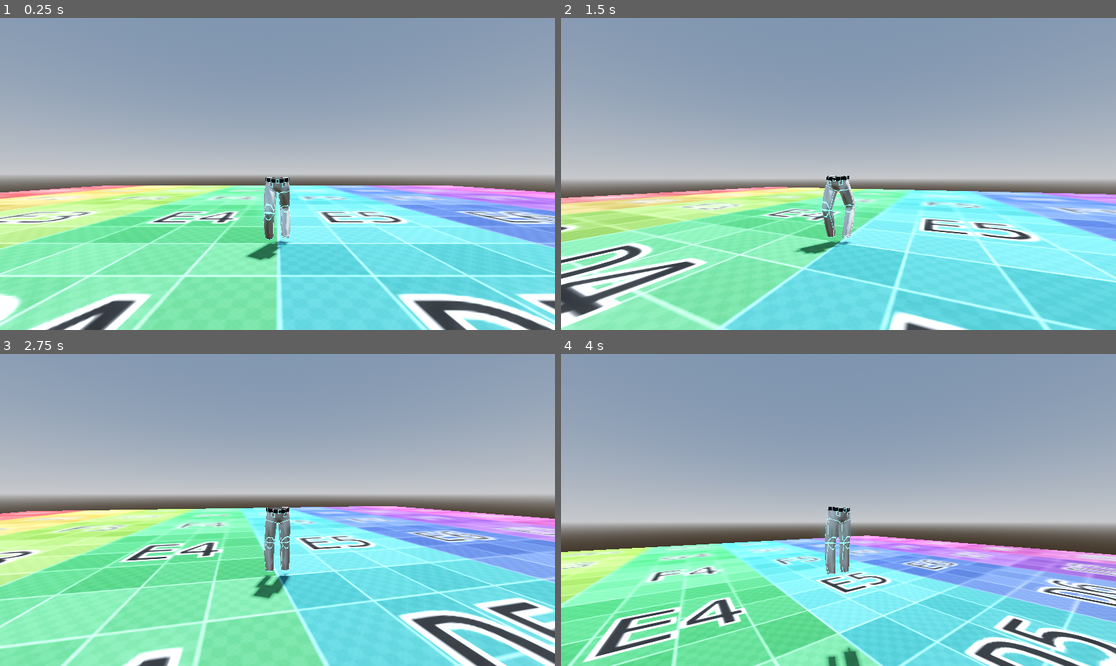
Above: before the commit, frames 1-4 (two rows, left to right).
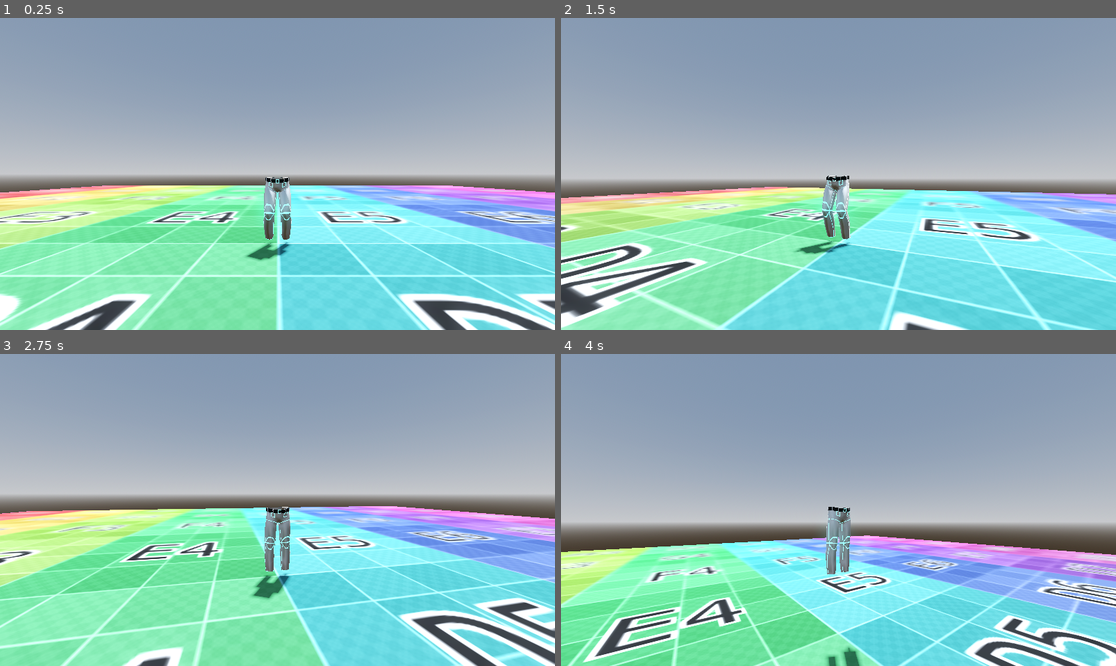
Above: after the commit, the same moments.

Repository: TeamName-FIOLTR/freezeJam2023
Game: Godot game, scene res://scenes/tests/testland/testland.tscn
Same seed, same stepped clock (60 frames per second), same inputs: the game is played once before the commit and once after it.
Inputs (mouse positions are in pixels of both pictures, inside the frame that each line leads up to):
- Up to frame 1 (0.25 s): no input
- Up to frame 2 (1.5 s): tap Enter (ui_accept) at 0.5, 0.77 s; move the mouse to (866, 174) at 0.52 s; hold W (forwards) from 0.53 s (still down); move the mouse to (810, 174) at 1.27 s
- Up to frame 3 (2.75 s): keep holding W (forwards); tap Enter (ui_accept) at 1.52 s; move the mouse to (288, 503) at 2.02 s
- Up to frame 4 (4 s): keep holding W (forwards); tap Enter (ui_accept) at 2.75, 3.02, 3.77 s; move the mouse to (832, 516) at 2.77 s; move the mouse to (877, 513) at 3.52 s

The runs differ from the first frame. In frame 1, 0.4% of the frame differs, in the area x 48-53%, y 52-77%; in frame 2, 0.6%, in the area x 46-54%, y 51-76%; in frame 3, less than 0.1%; in frame 4, 0.1%.

Commit message:
added kick animations with controls :)

Diff:
--- a/project.godot
+++ b/project.godot
@@ -61,3 +61,8 @@
 "events": [Object(InputEventJoypadMotion,"resource_local_to_scene":false,"resource_name":"","device":-1,"axis":2,"axis_value":1.0,"script":null)
 ]
 }
+kick={
+"deadzone": 0.5,
+"events": [Object(InputEventJoypadButton,"resource_local_to_scene":false,"resource_name":"","device":-1,"button_index":1,"pressure":0.0,"pressed":true,"script":null)
+]
+}
--- /dev/null
+++ b/resources/get_up_animation.tres
@@ -0,0 +1,30 @@
+[gd_resource type="AnimationNodeStateMachine" load_steps=6 format=3 uid="uid://bax8tb0lych4o"]
+
+[sub_resource type="AnimationNodeAnimation" id="AnimationNodeAnimation_dnnv4"]
+animation = &"pantsanimtweatsmaybe/GetUpCrossed"
+
+[sub_resource type="AnimationNodeAnimation" id="AnimationNodeAnimation_aubvf"]
+animation = &"pantsanimtweatsmaybe/GetUpCrossed2"
+
+[sub_resource type="AnimationNodeStateMachineTransition" id="AnimationNodeStateMachineTransition_crnvl"]
+switch_mode = 2
+advance_mode = 2
+
+[sub_resource type="AnimationNodeStateMachineTransition" id="AnimationNodeStateMachineTransition_wmtrg"]
+switch_mode = 1
+advance_mode = 2
+advance_condition = &"get_up"
+
+[sub_resource type="AnimationNodeStateMachineTransition" id="AnimationNodeStateMachineTransition_ws7is"]
+switch_mode = 2
+advance_mode = 2
+
+[resource]
+states/End/position = Vector2(796, 102.765)
+states/Start/position = Vector2(101.333, 93.5638)
+states/pantsanimtweatsmaybe_GetUpCrossed/node = SubResource("AnimationNodeAnimation_dnnv4")
+states/pantsanimtweatsmaybe_GetUpCrossed/position = Vector2(564, 41.8468)
+states/pantsanimtweatsmaybe_GetUpCrossed2/node = SubResource("AnimationNodeAnimation_aubvf")
+states/pantsanimtweatsmaybe_GetUpCrossed2/position = Vector2(375.333, 141.851)
+transitions = ["Start", "pantsanimtweatsmaybe_GetUpCrossed2", SubResource("AnimationNodeStateMachineTransition_crnvl"), "pantsanimtweatsmaybe_GetUpCrossed2", "pantsanimtweatsmaybe_GetUpCrossed", SubResource("AnimationNodeStateMachineTransition_wmtrg"), "pantsanimtweatsmaybe_GetUpCrossed", "End", SubResource("AnimationNodeStateMachineTransition_ws7is")]
+graph_offset = Vector2(32, -15.4824)
--- /dev/null
+++ b/resources/mainPants.tres
@@ -0,0 +1,68 @@
+[gd_resource type="AnimationNodeStateMachine" load_steps=14 format=3 uid="uid://1xli6vkqh6kv"]
+
+[ext_resource type="AnimationNodeBlendTree" uid="uid://cv8pw5rq585dx" path="res://resources/run_animation_tree.tres" id="1_5dq6i"]
+
+[sub_resource type="AnimationNodeAnimation" id="AnimationNodeAnimation_mq4u3"]
+animation = &"pantsanimtweatsmaybe/GetUpCrossed2"
+
+[sub_resource type="AnimationNodeAnimation" id="AnimationNodeAnimation_oijfn"]
+animation = &"pantsanimtweatsmaybe/double kick"
+
+[sub_resource type="AnimationNodeAnimation" id="AnimationNodeAnimation_ppaiq"]
+animation = &"pantsanimtweatsmaybe/GetUpCrossed"
+
+[sub_resource type="AnimationNodeTimeScale" id="AnimationNodeTimeScale_c6nf8"]
+
+[sub_resource type="AnimationNodeBlendTree" id="AnimationNodeBlendTree_1h2y3"]
+graph_offset = Vector2(-371.548, 38.4512)
+nodes/Animation/node = SubResource("AnimationNodeAnimation_ppaiq")
+nodes/Animation/position = Vector2(-266.667, 80)
+nodes/stand_up_speed/node = SubResource("AnimationNodeTimeScale_c6nf8")
+nodes/stand_up_speed/position = Vector2(80, 106.667)
+node_connections = [&"output", 0, &"stand_up_speed", &"stand_up_speed", 0, &"Animation"]
+
+[sub_resource type="AnimationNodeAnimation" id="AnimationNodeAnimation_7klbi"]
+animation = &"pantsanimtweatsmaybe/GetUpCrossed"
+
+[sub_resource type="AnimationNodeStateMachineTransition" id="AnimationNodeStateMachineTransition_tkcob"]
+advance_mode = 2
+
+[sub_resource type="AnimationNodeStateMachineTransition" id="AnimationNodeStateMachineTransition_ld0v8"]
+xfade_time = 0.1
+advance_mode = 2
+advance_condition = &"kick"
+
+[sub_resource type="AnimationNodeStateMachineTransition" id="AnimationNodeStateMachineTransition_f1kpg"]
+switch_mode = 2
+advance_mode = 2
+advance_condition = &"get_up"
+
+[sub_resource type="AnimationNodeStateMachineTransition" id="AnimationNodeStateMachineTransition_qx2yj"]
+xfade_time = 0.1
+switch_mode = 2
+advance_mode = 2
+
+[sub_resource type="AnimationNodeStateMachineTransition" id="AnimationNodeStateMachineTransition_723fg"]
+xfade_time = 0.01
+switch_mode = 1
+advance_mode = 2
+advance_condition = &"s kick"
+
+[sub_resource type="AnimationNodeStateMachineTransition" id="AnimationNodeStateMachineTransition_uvnwg"]
+xfade_time = 0.5
+switch_mode = 2
+advance_mode = 2
+
+[resource]
+states/kick/node = SubResource("AnimationNodeAnimation_mq4u3")
+states/kick/position = Vector2(483.667, 100.667)
+states/run_animation/node = ExtResource("1_5dq6i")
+states/run_animation/position = Vector2(329.667, -15.6667)
+"states/s kick/node" = SubResource("AnimationNodeAnimation_oijfn")
+"states/s kick/position" = Vector2(348.667, 176.667)
+"states/spin up/node" = SubResource("AnimationNodeAnimation_7klbi")
+"states/spin up/position" = Vector2(745, 9.33333)
+"states/spin up speed/node" = SubResource("AnimationNodeBlendTree_1h2y3")
+"states/spin up speed/position" = Vector2(594, -5.33333)
+transitions = ["Start", "run_animation", SubResource("AnimationNodeStateMachineTransition_tkcob"), "run_animation", "kick", SubResource("AnimationNodeStateMachineTransition_ld0v8"), "kick", "spin up speed", SubResource("AnimationNodeStateMachineTransition_f1kpg"), "spin up speed", "run_animation", SubResource("AnimationNodeStateMachineTransition_qx2yj"), "run_animation", "s kick", SubResource("AnimationNodeStateMachineTransition_723fg"), "s kick", "run_animation", SubResource("AnimationNodeStateMachineTransition_uvnwg")]
+graph_offset = Vector2(185, -113)
--- /dev/null
+++ b/resources/run_animation_tree.tres
@@ -0,0 +1,33 @@
+[gd_resource type="AnimationNodeBlendTree" load_steps=7 format=3 uid="uid://cv8pw5rq585dx"]
+
+[sub_resource type="AnimationNodeAnimation" id="AnimationNodeAnimation_2yrab"]
+animation = &"pantsanimtweatsmaybe/Pants Run Forwards 4 m_s"
+
+[sub_resource type="AnimationNodeAnimation" id="AnimationNodeAnimation_u4ai4"]
+animation = &"pantsanimtweatsmaybe/Pants RigAction1"
+
+[sub_resource type="AnimationNodeAnimation" id="AnimationNodeAnimation_tonnx"]
+animation = &"pantsanimtweatsmaybe/Pants Walk Forwards 1 m_s"
+
+[sub_resource type="AnimationNodeBlend2" id="AnimationNodeBlend2_xs3et"]
+
+[sub_resource type="AnimationNodeBlend2" id="AnimationNodeBlend2_71j8o"]
+
+[sub_resource type="AnimationNodeTimeScale" id="AnimationNodeTimeScale_5euu1"]
+
+[resource]
+graph_offset = Vector2(-362.545, 138.97)
+nodes/Animation/node = SubResource("AnimationNodeAnimation_tonnx")
+nodes/Animation/position = Vector2(-680, 140)
+"nodes/Animation 2/node" = SubResource("AnimationNodeAnimation_2yrab")
+"nodes/Animation 2/position" = Vector2(-560, 300)
+"nodes/Animation 3/node" = SubResource("AnimationNodeAnimation_u4ai4")
+"nodes/Animation 3/position" = Vector2(-40, 420)
+nodes/Blend2/node = SubResource("AnimationNodeBlend2_xs3et")
+nodes/Blend2/position = Vector2(180, 140)
+nodes/Rest/node = SubResource("AnimationNodeBlend2_71j8o")
+nodes/Rest/position = Vector2(426.667, 186.667)
+nodes/RunSpeedScale/node = SubResource("AnimationNodeTimeScale_5euu1")
+nodes/RunSpeedScale/position = Vector2(-42.13, 301.28)
+nodes/output/position = Vector2(600, 240)
+node_connections = [&"output", 0, &"Rest", &"Blend2", 0, &"Animation", &"Blend2", 1, &"RunSpeedScale", &"Rest", 0, &"Animation 3", &"Rest", 1, &"Blend2", &"RunSpeedScale", 0, &"Animation 2"]
--- a/scenes/tests/pants2notcorrupt/pants2.gd
+++ b/scenes/tests/pants2notcorrupt/pants2.gd
@@ -1,9 +1,14 @@
 extends CharacterBody3D
 
 @export var anim_tree : AnimationTree
+@export var heavy_attack_timer : Timer
 @export var pants : Node3D
 @export var SPEED = 12
 const JUMP_VELOCITY = 4.5
+
+
+#if false we ignore the input from the joystic for moving
+@export var do_motion_input : bool = true
 
 @export var joystick_input : Vector2
 @export var keyboard_input : Vector2
@@ -11,6 +16,27 @@
 # Get the gravity from the project settings to be synced with RigidBody nodes.
 var gravity = ProjectSettings.get_setting("physics/3d/default_gravity")
 
+func heavy_attack()->void:
+	self.clear_input()
+	do_motion_input = false
+	anim_tree.set("parameters/conditions/kick",true)
+	did_heavy_attack = true
+func _ready()->void:
+	anim_tree.animation_finished.connect(self.on_anim_finished)
+	heavy_attack_timer.timeout.connect(heavy_attack)
+
+func on_anim_finished(anim):
+	print(anim)
+	match anim:
+		"pantsanimtweatsmaybe/GetUpCrossed":
+			do_motion_input = true
+			anim_tree.set("parameters/conditions/get_up",false)
+		"pantsanimtweatsmaybe/GetUpCrossed2":
+			anim_tree.set("parameters/conditions/kick",false)
+		"pantsanimtweatsmaybe/double kick":
+			print("finished the double kick")
+			anim_tree.set("parameters/conditions/s kick",false)
+	pass
 
 func _physics_process(delta):
 	# Add the gravity.
@@ -24,8 +50,17 @@
 	# Get the input direction and handle the movement/deceleration.
 	# As good practice, you should replace UI actions with custom gameplay actions.
 	var input_dir = joystick_input
+
 	var direction = (transform.basis * Vector3(input_dir.x, 0, input_dir.y))
 	direction = direction.rotated(Vector3(0,1,0),deg_to_rad($"Player Camera".gimbal_camera.gimbal_rotation_degrees.x))
+
+	if (not do_motion_input):
+			#re-enable do_motion_input if they move while on the ground
+			if not anim_tree.get("parameters/conditions/kick") and input_dir.length() > 0:
+				anim_tree.set("parameters/conditions/get_up",true)
+				update_rotation(direction,20*delta) #this could prolly b a lerp
+			direction = Vector2.ZERO
+
 	if direction:
 		velocity.x = direction.x * SPEED
 		velocity.z = direction.z * SPEED
@@ -35,19 +70,44 @@
 
 	move_and_slide()
 	update_movement_animation()
+func update_rotation(vel : Vector3,lerp_amount: float = 1.0)->void:
+	var vec = Vector2(vel.x,vel.z).normalized()
+	pants.rotation.y = lerp(pants.rotation.y,atan2(-vec.y,vec.x)+PI/2,lerp_amount)
+	pass
+func update_movement_animation():
+	var speed = sqrt(velocity.x**2+velocity.z**2)
+	anim_tree.set("parameters/conditions/moving",speed > 0)
+	if speed > 0:
+		update_rotation(velocity)
+	anim_tree.set("parameters/run_animation/Rest/blend_amount", clamp(speed/4.0,0,1))
+	anim_tree.set("parameters/run_animation/RunSpeedScale/scale", max(speed/4.0,1))
+	anim_tree.set("parameters/spin up speed/stand_up_speed/scale", clamp(speed/4.0,1,1.5))
 
-func update_movement_animation():
+	pass
+func kick()->void:
+	anim_tree.set("parameters/conditions/s kick",true)
+func clear_input()->void:
+	joystick_input = Vector2.ZERO
+	keyboard_input = Vector2.ZERO
 
-	var speed = sqrt(velocity.x**2+velocity.z**2)
-	if speed > 0:
-		var vec = Vector2(velocity.x,velocity.z).normalized()
-		pants.rotation.y = atan2(-vec.y,vec.x)+PI/2
-	anim_tree.set("parameters/Rest/blend_amount", clamp(speed/4.0,0,1))
-	anim_tree.set("parameters/RunSpeedScale/scale", max(speed/4.0,1))
-	pass
-
-func _input(event):
+func move(event)->void:
+	#when performing the big kick, we ignore player input
+	if anim_tree.get("paramaters/conditions/kick"):
+		self.clear_input()
+		return
 	if event is InputEventJoypadMotion:
 		joystick_input = Input.get_vector("leftwards", "rightwards", "forwards", "backwards")
 	elif event is InputEventKey:
 		keyboard_input = Input.get_vector("leftwards", "rightwards", "forwards", "backwards")
+
+var did_heavy_attack : bool = false
+
+func _input(event):
+	if Input.is_action_just_pressed("kick"):
+		did_heavy_attack = false
+		heavy_attack_timer.start()
+	elif Input.is_action_just_released("kick") and not did_heavy_attack:
+		heavy_attack_timer.stop()
+		self.kick()
+
+	move(event)
--- a/scenes/tests/pants2notcorrupt/pants2.tscn
+++ b/scenes/tests/pants2notcorrupt/pants2.tscn
@@ -7,6 +7,7 @@
 [ext_resource type="Shader" uid="uid://bc6mipb178qjo" path="res://scenes/tests/pants2notcorrupt/beltmaterial.tres" id="3_5kima"]
 [ext_resource type="Shader" uid="uid://del5e5owc8dlm" path="res://scenes/tests/pants2notcorrupt/pants2lines.tres" id="4_6iexq"]
 [ext_resource type="PackedScene" uid="uid://rbacj0enmq33" path="res://scenes/objects/player_camera.tscn" id="7_rx2r3"]
+[ext_resource type="AnimationNodeStateMachine" uid="uid://1xli6vkqh6kv" path="res://resources/mainPants.tres" id="7_vw8t0"]
 
 [sub_resource type="ShaderMaterial" id="ShaderMaterial_h3fgm"]
 render_priority = 0
@@ -20,60 +21,29 @@
 render_priority = 0
 shader = ExtResource("4_6iexq")
 
-[sub_resource type="AnimationNodeAnimation" id="AnimationNodeAnimation_2yrab"]
-animation = &"pantsanimtweatsmaybe/Pants Run Forwards 4 m_s"
-
-[sub_resource type="AnimationNodeAnimation" id="AnimationNodeAnimation_u4ai4"]
-animation = &"pantsanimtweatsmaybe/Pants RigAction1"
-
-[sub_resource type="AnimationNodeAnimation" id="AnimationNodeAnimation_tonnx"]
-animation = &"pantsanimtweatsmaybe/Pants Walk Forwards 1 m_s"
-
-[sub_resource type="AnimationNodeBlend2" id="AnimationNodeBlend2_xs3et"]
-
-[sub_resource type="AnimationNodeBlend2" id="AnimationNodeBlend2_71j8o"]
-
-[sub_resource type="AnimationNodeTimeScale" id="AnimationNodeTimeScale_5euu1"]
-
-[sub_resource type="AnimationNodeBlendTree" id="AnimationNodeBlendTree_bbd2b"]
-graph_offset = Vector2(-458.906, 153.47)
-nodes/Animation/node = SubResource("AnimationNodeAnimation_tonnx")
-nodes/Animation/position = Vector2(-680, 140)
-"nodes/Animation 2/node" = SubResource("AnimationNodeAnimation_2yrab")
-"nodes/Animation 2/position" = Vector2(-560, 300)
-"nodes/Animation 3/node" = SubResource("AnimationNodeAnimation_u4ai4")
-"nodes/Animation 3/position" = Vector2(-40, 420)
-nodes/Blend2/node = SubResource("AnimationNodeBlend2_xs3et")
-nodes/Blend2/position = Vector2(180, 140)
-nodes/Rest/node = SubResource("AnimationNodeBlend2_71j8o")
-nodes/Rest/position = Vector2(400, 180)
-nodes/RunSpeedScale/node = SubResource("AnimationNodeTimeScale_5euu1")
-nodes/RunSpeedScale/position = Vector2(-42.13, 301.28)
-nodes/output/position = Vector2(600, 240)
-node_connections = [&"output", 0, &"Rest", &"Blend2", 0, &"Animation", &"Blend2", 1, &"RunSpeedScale", &"Rest", 0, &"Animation 3", &"Rest", 1, &"Blend2", &"RunSpeedScale", 0, &"Animation 2"]
-
 [sub_resource type="CapsuleShape3D" id="CapsuleShape3D_wbork"]
 radius = 0.183587
 height = 1.10376
 
-[node name="pants2" type="CharacterBody3D" node_paths=PackedStringArray("anim_tree", "pants")]
+[node name="pants2" type="CharacterBody3D" node_paths=PackedStringArray("anim_tree", "heavy_attack_timer", "pants")]
 script = ExtResource("1_5boo4")
 anim_tree = NodePath("AnimationTree")
+heavy_attack_timer = NodePath("heavy attack")
 pants = NodePath("pantshopefully")
 
 [node name="pantshopefully" parent="." instance=ExtResource("1_lgevu")]
 
 [node name="Skeleton3D" parent="pantshopefully/Pants Rig" index="0"]
-bones/1/position = Vector3(0, 0.950222, 0)
-bones/1/rotation = Quaternion(-1.69e-15, -0.117235, 5.18235e-16, 0.993104)
-bones/2/rotation = Quaternion(0.951754, 0.0371676, -0.113384, 0.282712)
-bones/3/rotation = Quaternion(0.680817, 7.7655e-06, -7.84267e-05, 0.732453)
-bones/4/rotation = Quaternion(-0.280134, -7.66953e-05, 4.36188e-05, 0.959961)
-bones/5/rotation = Quaternion(0.991583, -0.0100053, -0.114848, -0.058937)
-bones/6/rotation = Quaternion(0.247727, -5.49912e-05, 0.000303661, 0.96883)
-bones/7/rotation = Quaternion(-0.716759, 0.000259791, 5.45562e-05, 0.697321)
-bones/8/position = Vector3(0.124644, 0.33708, -0.104208)
-bones/10/position = Vector3(-0.124644, 0.183502, -0.333117)
+bones/1/position = Vector3(0, 0.908985, 0)
+bones/1/rotation = Quaternion(-1.76727e-15, 0.0371463, -1.91879e-16, 0.99931)
+bones/2/rotation = Quaternion(0.982631, -0.00662974, 0.0362884, 0.181865)
+bones/3/rotation = Quaternion(0.431592, 5.11944e-05, -0.00052903, 0.902069)
+bones/4/rotation = Quaternion(-0.64373, -8.77756e-05, 8.95602e-06, 0.765253)
+bones/5/rotation = Quaternion(0.904895, -0.0157517, 0.0334637, 0.424024)
+bones/6/rotation = Quaternion(0.863899, -2.85809e-05, 0.00105895, 0.503664)
+bones/7/rotation = Quaternion(-0.312843, -6.88109e-05, -2.40912e-05, 0.949805)
+bones/8/position = Vector3(0.124644, 0.14305, -0.0887586)
+bones/10/position = Vector3(-0.124644, 0.486141, -0.0975654)
 
 [node name="basically done pants" parent="pantshopefully/Pants Rig/Skeleton3D" index="0"]
 surface_material_override/0 = SubResource("ShaderMaterial_h3fgm")
@@ -86,12 +56,16 @@
 }
 
 [node name="AnimationTree" type="AnimationTree" parent="."]
-tree_root = SubResource("AnimationNodeBlendTree_bbd2b")
+tree_root = ExtResource("7_vw8t0")
 anim_player = NodePath("../pantshopefully/AnimationPlayer2")
 active = true
-parameters/Blend2/blend_amount = 1.0
-parameters/Rest/blend_amount = 1.0
-parameters/RunSpeedScale/scale = 1.0
+parameters/conditions/get_up = false
+parameters/conditions/kick = false
+"parameters/conditions/s kick" = false
+parameters/run_animation/Blend2/blend_amount = 1.0
+parameters/run_animation/Rest/blend_amount = 1.0
+parameters/run_animation/RunSpeedScale/scale = 1.0
+"parameters/spin up speed/stand_up_speed/scale" = 2.0
 
 [node name="CollisionShape3D" type="CollisionShape3D" parent="."]
 transform = Transform3D(1, 0, 0, 0, 1, 0, 0, 0, 1, 0, 0.577697, 0)
@@ -102,4 +76,7 @@
 target_distance = 3.0
 target_offset = 0.1
 
+[node name="heavy attack" type="Timer" parent="."]
+one_shot = true
+
 [editable path="pantshopefully"]
Binary file changed: assets/animations/cryo_pants/pantsanimtweatsmaybe.glb
Not shown, added: assets/animations/cryo_pants/pantshopefully_jump.glb.import
Binary file added: assets/animations/cryo_pants/pantshopefully_jump_Untitled.png
Not shown, added: assets/animations/cryo_pants/pantshopefully_jump_Untitled.png.import
Not shown: 1 places in scenes/tests/pants2notcorrupt/pants2.tscn that only renumber resources
Not shown, added: assets/animations/cryo_pants/pantshopefully_jump.glb
Not shown, changed: project_files/blender/pantshopefully_jump.blend
Not shown, changed: project_files/blender/pantshopefully_jump.blend1
